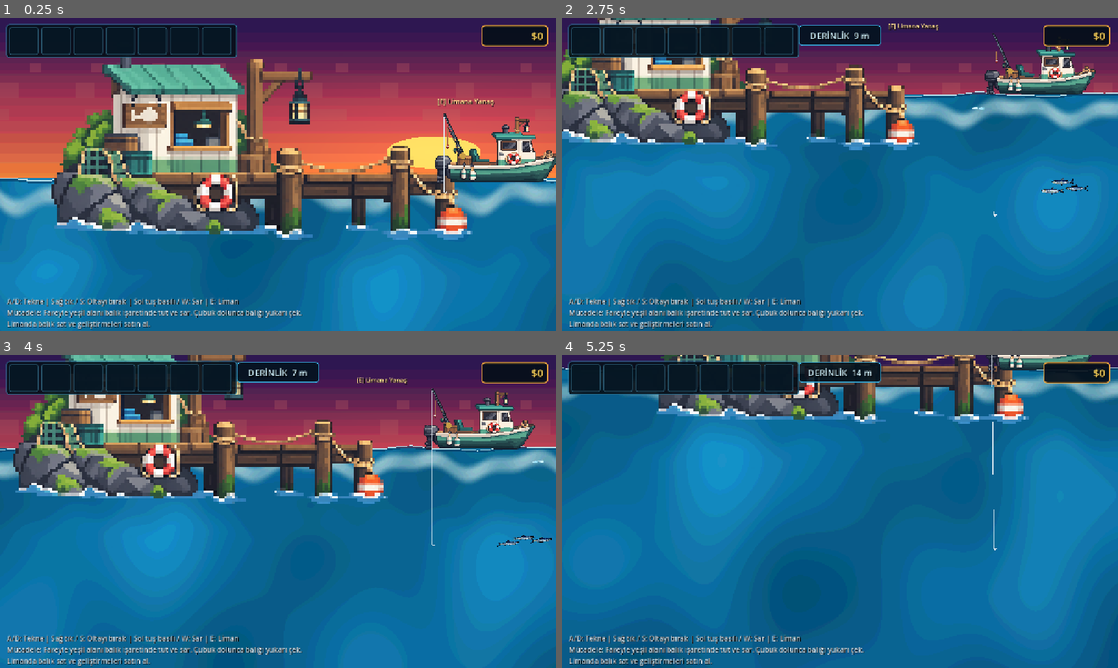
Above: before the commit, frames 1-4 (two rows, left to right).
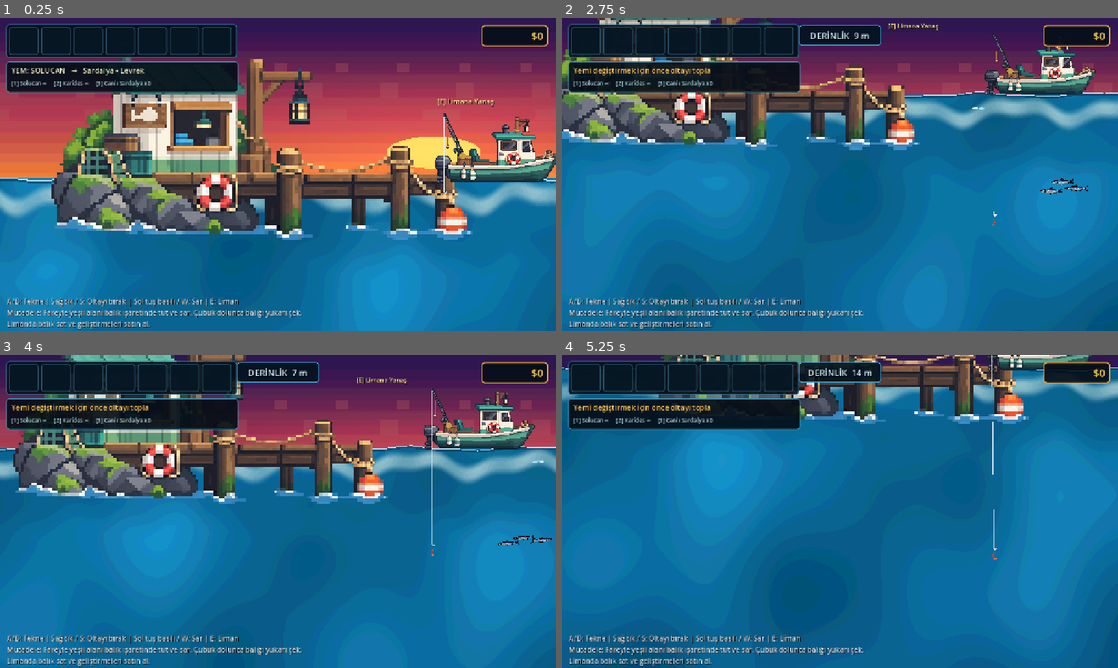
Above: after the commit, the same moments.

Repository: mirackayademir/TinyFisher
Game: Godot game, scene res://scenes/world.tscn
Same seed, same stepped clock (60 frames per second), same inputs: the game is played once before the commit and once after it.
Inputs (mouse positions are in pixels of both pictures, inside the frame that each line leads up to):
- Up to frame 1 (0.25 s): no input
- Up to frame 2 (2.75 s): tap Enter at 0.5 s; move the mouse to (962, 158) at 0.52 s; hold D (move_right) 0.53-1.28 s; tap E (dock) at 0.6 s; click (962, 158) at 0.67 s; move the mouse to (728, 190) at 1.27 s; hold S 1.28-2.03 s; tap 1 at 1.35 s; move the mouse to (895, 105) at 2.02 s; hold D (move_right) from 2.03 s (still down); tap 2 at 2.1 s
- Up to frame 3 (4 s): move the mouse to (250, 574) at 2.77 s; release D (move_right) at 2.78 s; hold W 2.78-3.53 s; tap 3 at 2.85 s; click (250, 574) at 2.92 s; move the mouse to (444, 558) at 3.52 s; hold A (move_left) from 3.53 s (still down); tap E (dock) at 3.6 s
- Up to frame 4 (5.25 s): move the mouse to (673, 464) at 4.27 s; tap 1 at 4.35 s; move the mouse to (867, 511) at 5.02 s; release A (move_left) at 5.03 s; hold S from 5.03 s (still down); tap 2 at 5.1 s; click (867, 511) at 5.17 s

The runs differ from the first frame. In frame 1, 4.3% of the frame differs, in the area x 1-43%, y 13-25%; in frame 2, 4.3%; in frame 3, 4.4%, in the area x 1-97%, y 13-65%; in frame 4, 4.2%.

Commit message:
Enable bait system

Diff:
--- a/project.godot
+++ b/project.godot
@@ -19,6 +19,7 @@
 
 ApprovedFishArt="*res://scenes/approved_fish_art.gd"
 DeepSeaAtmosphere="*res://scenes/deep_sea_atmosphere.gd"
+BaitSystem="*res://scenes/bait_system.gd"
 
 [display]
 
